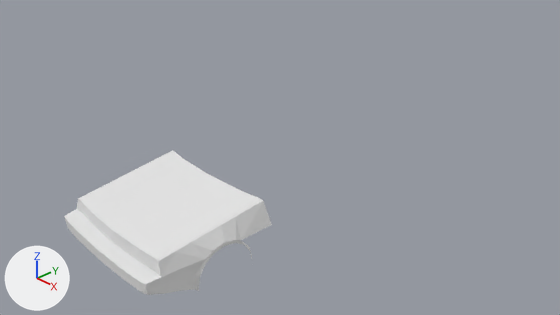
The Blender file body3.blend as it was, and as the next commit left it.
The view is the same before and after, from the file's camera 'Camera'. The axes (+X, +Y, +Z) are drawn at lower left. The lights are the same throughout.
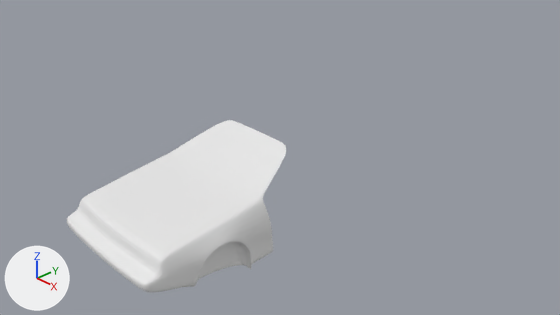
Commit message: Body base finished

Location of each change, [x1, y1, x2, y2] in pixels of the pictures (560 x 315 px; the box of a moved part takes in the faces that stretch with it):
'Plane', reshaped, modifiers changed (18% taller): before [64, 150, 272, 295]; after [67, 120, 286, 292]
part 1 of me_plane, moved or reshaped: before [194, 240, 252, 291]; after [182, 120, 286, 287]

The edits, one by one:
me_plane is used by ob_plane; location (0.0, -2.03, 0.0).
me_plane had 103 vertices, 82 faces and spanned x 0.0..1.4, y -1.24..1.08, z -0.62..0.5.
me_plane now has 106 vertices, 88 faces and spans x 0.0..1.4, y -1.24..2.02, z -0.62..0.98.
Part 1, on me_plane:
21 vertices are removed from x 1.34..1.38, y -0.39..0.68, z -0.62..0.08.
27 faces are deleted.
15 vertices are added at x 0.0..1.38, y 0.62..2.02, z -0.61..0.98.
9 new vertices lie (-0.26, 0.0, 0.0) away from vertices in x 1.38, y -0.39..0.66, z -0.47..0.08.
33 new faces join them.
Object 'Plane' (ob_plane) gains a SUBSURF modifier named 'Subsurf'.
Modifier setting: levels = 2.
